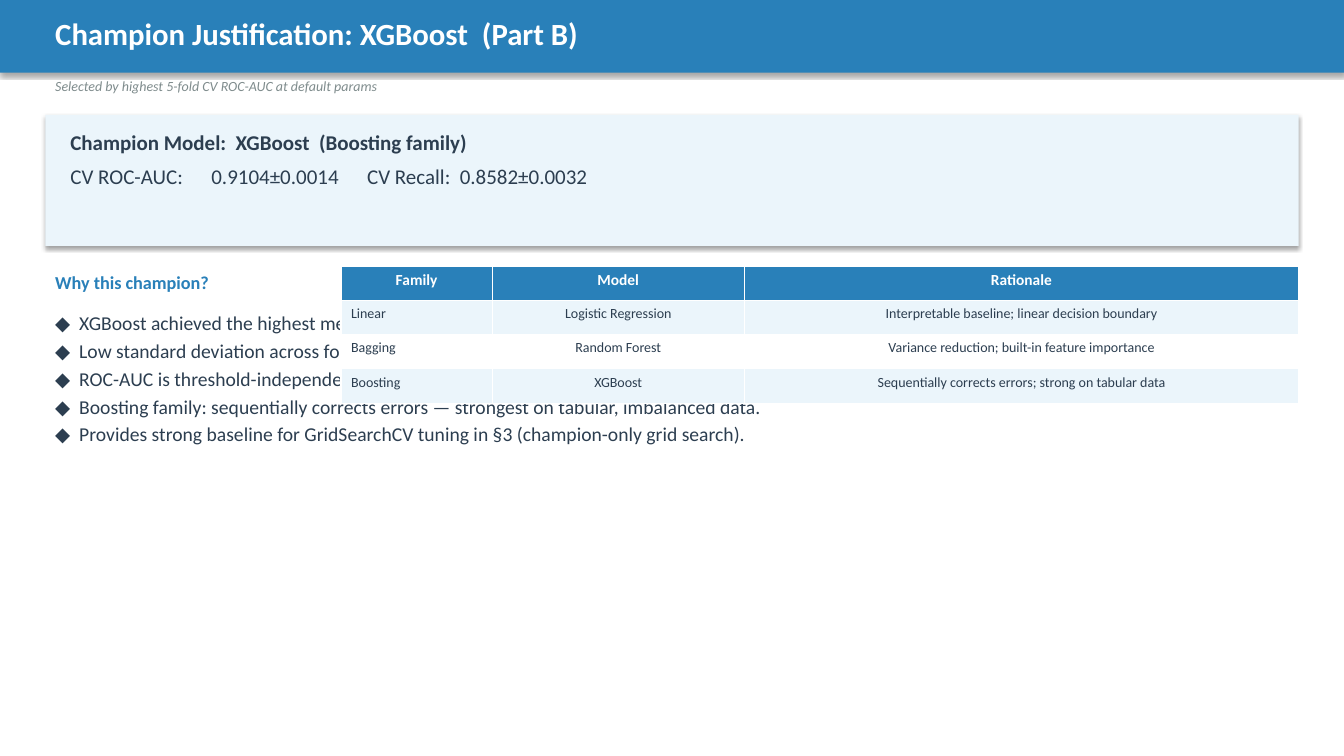
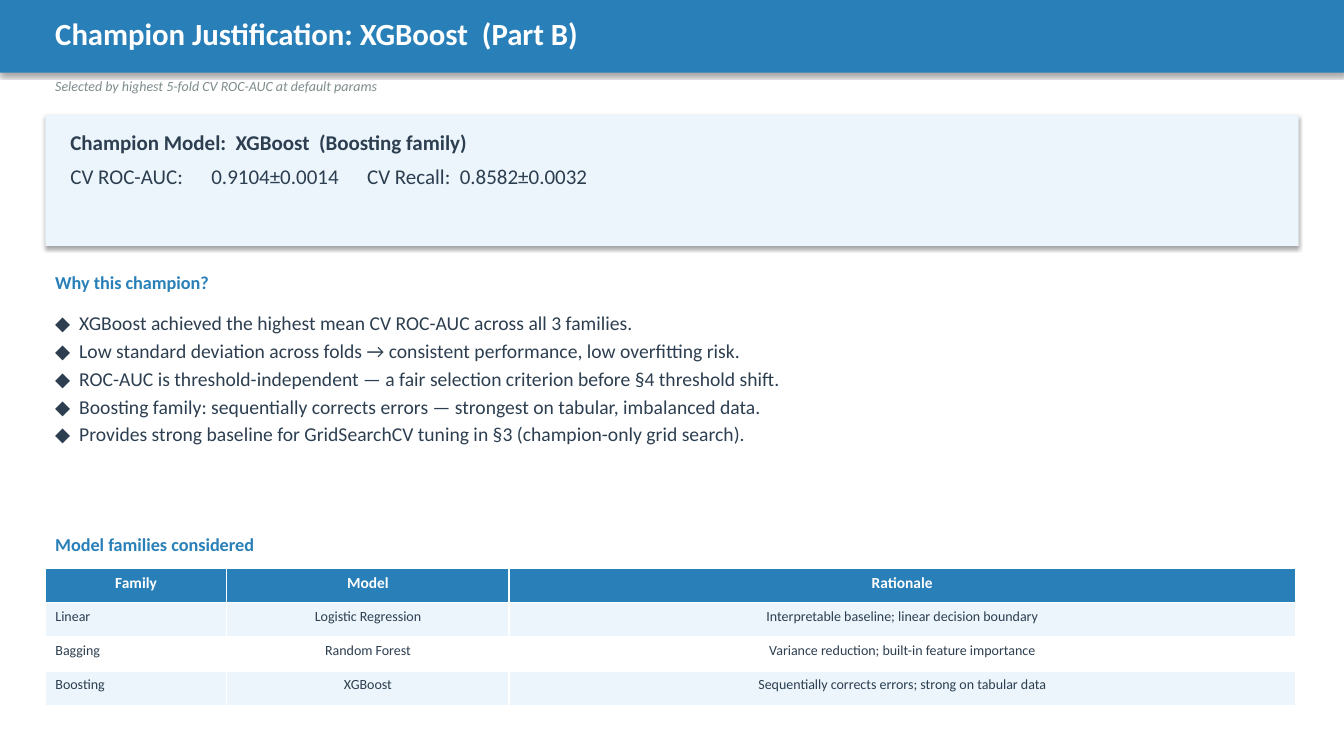
Before and after one commit to kinwahlai/SNAIC_AI_Program_Labs, a slide deck: slide 6 of Week 1/Wk1_Capstone/group3.pptx. Drawn at 1344x756 pixels with LibreOffice and Linux fonts; fonts in the diff are those of the drawing. Boxes give left, top, right and bottom in pixels: in the first picture for what was removed or moved away, otherwise in the second. Text is boxed around its words. In the diff, an @@ line names an element or a change of style, - is before the commit and + after.

```diff
--- a/Week 1/Wk1_Capstone/group3.pptx
+++ b/Week 1/Wk1_Capstone/group3.pptx
@@ text "◆ XGBoost achieved the highest ..." rewrapped from [79,314,745,445] to [79,316,780,445] @@
@@ text added at [55,538,254,551], 13 pt, text #2980B9, bold @@
+Model families considered
@@ table: place and size @@
-table at [341,266,1299,445]
+table at [45,569,1296,706]
```
Also in this commit, not shown: 1 other file.
